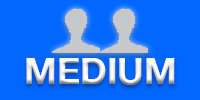
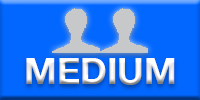
Layers edited between the first and the second 200 x 100 image:
pixels changed over [0, 0, 200, 100] (layer not identified)
